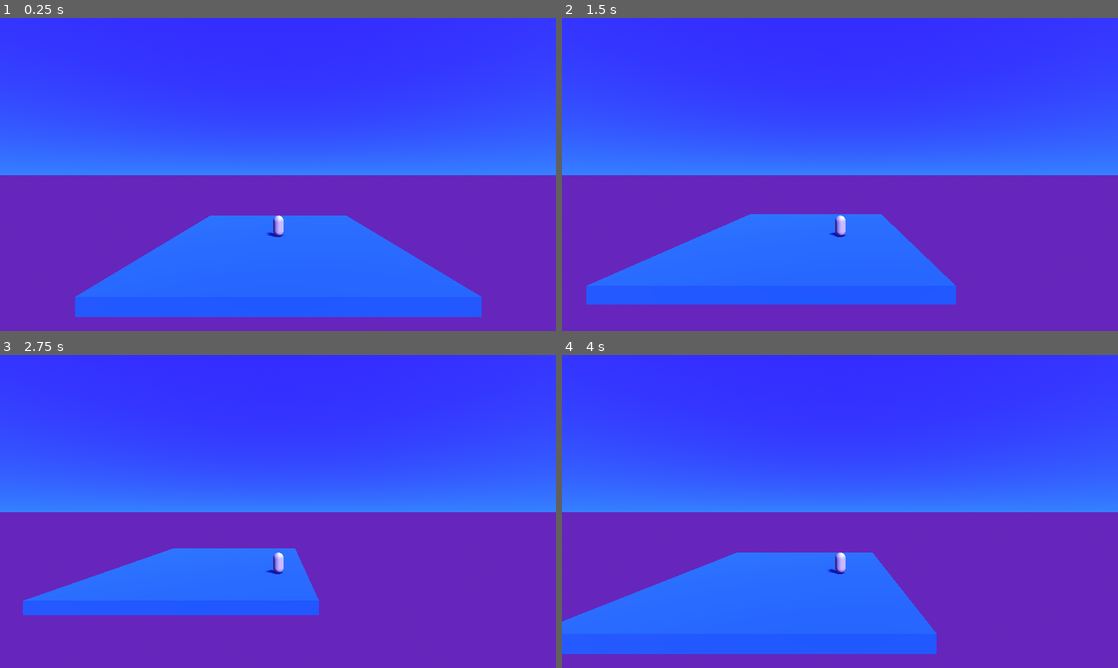
Above: before the commit, frames 1-4 (two rows, left to right).
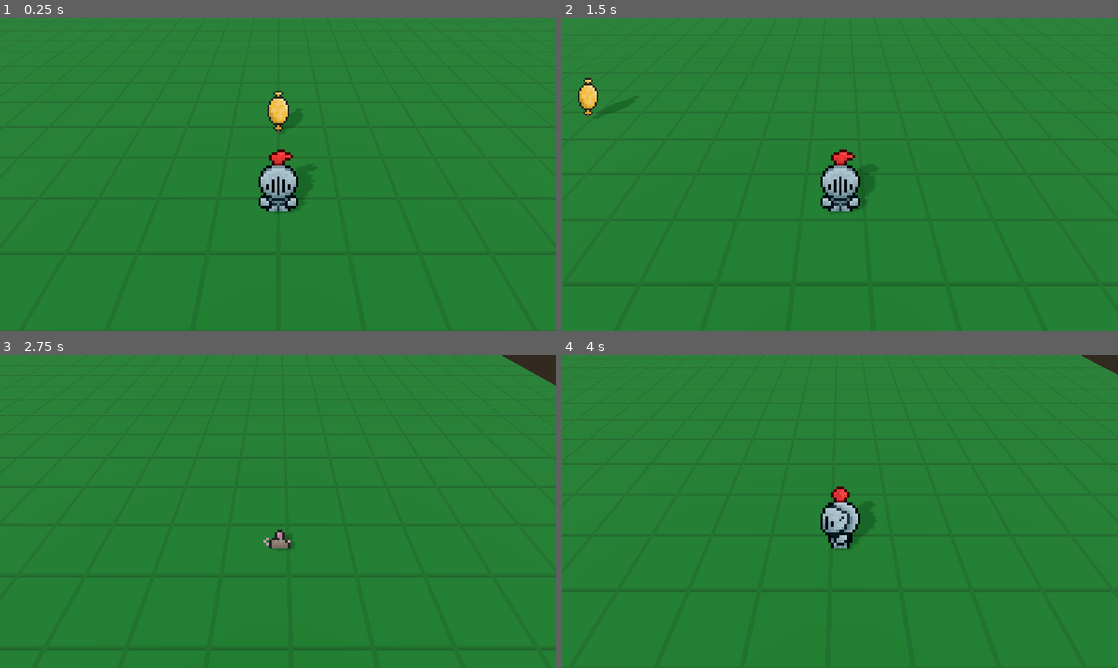
Above: after the commit, the same moments.

Repository: SamuelRodriguesMGR/wild-jam-77
Game: Godot game, scene res://scenes/game.tscn
The game is run twice, just before and just after one commit, with the same random seed, the same clock (stepped at 60 frames per second) and the same inputs.
Inputs:
- Up to frame 1 (0.25 s): no input
- Up to frame 2 (1.5 s): tap Enter (ui_accept) at 0.5, 0.77, 0.8, 1.07, 1.35 s; hold Right (ui_right) 0.53-1.28 s; hold Space (transform, bound only after the commit) 0.53-1.28 s; hold Down (ui_down) from 1.28 s (still down)
- Up to frame 3 (2.75 s): tap Enter (ui_accept) at 1.52, 1.82, 2.3 s; tap Space (transform, bound only after the commit) at 1.55 s; release Down (ui_down) at 2.03 s; hold Right (ui_right) from 2.03 s (still down); hold Space (transform, bound only after the commit) from 2.03 s (still down)
- Up to frame 4 (4 s): release Right (ui_right) at 2.78 s; release Space (transform, bound only after the commit) at 2.78 s; hold Up (ui_up) 2.78-3.53 s; tap Space (transform, bound only after the commit) at 2.85 s; tap Enter (ui_accept) at 3.02, 3.32, 3.6, 3.77 s; hold Left (ui_left) from 3.53 s (still down)

The runs differ from the first frame. In frame 1, 100% of the frame differs, in the area x 0-100%, y 0-100%; in frame 2, 100%; in frame 3, 100%; in frame 4, 100%.

Commit message:
2.5d графика и трансформация персонажа по кнопке

Diff:
--- /dev/null
+++ b/assets/materials/floor.tres
@@ -0,0 +1,9 @@
+[gd_resource type="ShaderMaterial" load_steps=3 format=3 uid="uid://bivtd880fsqv1"]
+
+[ext_resource type="Shader" path="res://assets/materials/shaders/floor.gdshader" id="1_u3ega"]
+[ext_resource type="Texture2D" uid="uid://ckfuenqk2s00n" path="res://assets/images/test-grass.png" id="2_q1sjq"]
+
+[resource]
+render_priority = 0
+shader = ExtResource("1_u3ega")
+shader_parameter/texturemap = ExtResource("2_q1sjq")
--- /dev/null
+++ b/assets/materials/shaders/floor.gdshader
@@ -0,0 +1,12 @@
+shader_type spatial;
+render_mode blend_premul_alpha;
+uniform sampler2D texturemap : filter_nearest, hint_normal;
+
+void fragment() {
+    vec2 t_uv = UV * vec2(40.0, 40.0);
+    vec3 tex_color = texture(texturemap, t_uv).rgb;
+
+    // from gamma to linear color space
+    tex_color = pow(tex_color, vec3(2.2));
+    ALBEDO = tex_color;
+}
--- a/other_scripts/autoload/global.gd
+++ b/other_scripts/autoload/global.gd
@@ -1 +1,4 @@
 extends Node
+
+func _ready() -> void:
+	Engine.max_fps = 200
--- a/project.godot
+++ b/project.godot
@@ -43,3 +43,47 @@
 [editor]
 
 naming/script_name_casing=2
+
+[input]
+
+ui_left={
+"deadzone": 0.5,
+"events": [Object(InputEventKey,"resource_local_to_scene":false,"resource_name":"","device":0,"window_id":0,"alt_pressed":false,"shift_pressed":false,"ctrl_pressed":false,"meta_pressed":false,"pressed":false,"keycode":4194319,"physical_keycode":0,"key_label":0,"unicode":0,"location":0,"echo":false,"script":null)
+, Object(InputEventJoypadButton,"resource_local_to_scene":false,"resource_name":"","device":0,"button_index":13,"pressure":0.0,"pressed":false,"script":null)
+, Object(InputEventJoypadMotion,"resource_local_to_scene":false,"resource_name":"","device":0,"axis":0,"axis_value":-1.0,"script":null)
+, Object(InputEventKey,"resource_local_to_scene":false,"resource_name":"","device":-1,"window_id":0,"alt_pressed":false,"shift_pressed":false,"ctrl_pressed":false,"meta_pressed":false,"pressed":false,"keycode":0,"physical_keycode":65,"key_label":0,"unicode":97,"location":0,"echo":false,"script":null)
+]
+}
+ui_right={
+"deadzone": 0.5,
+"events": [Object(InputEventKey,"resource_local_to_scene":false,"resource_name":"","device":0,"window_id":0,"alt_pressed":false,"shift_pressed":false,"ctrl_pressed":false,"meta_pressed":false,"pressed":false,"keycode":4194321,"physical_keycode":0,"key_label":0,"unicode":0,"location":0,"echo":false,"script":null)
+, Object(InputEventJoypadButton,"resource_local_to_scene":false,"resource_name":"","device":0,"button_index":14,"pressure":0.0,"pressed":false,"script":null)
+, Object(InputEventJoypadMotion,"resource_local_to_scene":false,"resource_name":"","device":0,"axis":0,"axis_value":1.0,"script":null)
+, Object(InputEventKey,"resource_local_to_scene":false,"resource_name":"","device":-1,"window_id":0,"alt_pressed":false,"shift_pressed":false,"ctrl_pressed":false,"meta_pressed":false,"pressed":false,"keycode":0,"physical_keycode":68,"key_label":0,"unicode":100,"location":0,"echo":false,"script":null)
+]
+}
+ui_up={
+"deadzone": 0.5,
+"events": [Object(InputEventKey,"resource_local_to_scene":false,"resource_name":"","device":0,"window_id":0,"alt_pressed":false,"shift_pressed":false,"ctrl_pressed":false,"meta_pressed":false,"pressed":false,"keycode":4194320,"physical_keycode":0,"key_label":0,"unicode":0,"location":0,"echo":false,"script":null)
+, Object(InputEventJoypadButton,"resource_local_to_scene":false,"resource_name":"","device":0,"button_index":11,"pressure":0.0,"pressed":false,"script":null)
+, Object(InputEventJoypadMotion,"resource_local_to_scene":false,"resource_name":"","device":0,"axis":1,"axis_value":-1.0,"script":null)
+, Object(InputEventKey,"resource_local_to_scene":false,"resource_name":"","device":-1,"window_id":0,"alt_pressed":false,"shift_pressed":false,"ctrl_pressed":false,"meta_pressed":false,"pressed":false,"keycode":0,"physical_keycode":87,"key_label":0,"unicode":119,"location":0,"echo":false,"script":null)
+]
+}
+ui_down={
+"deadzone": 0.5,
+"events": [Object(InputEventKey,"resource_local_to_scene":false,"resource_name":"","device":0,"window_id":0,"alt_pressed":false,"shift_pressed":false,"ctrl_pressed":false,"meta_pressed":false,"pressed":false,"keycode":4194322,"physical_keycode":0,"key_label":0,"unicode":0,"location":0,"echo":false,"script":null)
+, Object(InputEventJoypadButton,"resource_local_to_scene":false,"resource_name":"","device":0,"button_index":12,"pressure":0.0,"pressed":false,"script":null)
+, Object(InputEventJoypadMotion,"resource_local_to_scene":false,"resource_name":"","device":0,"axis":1,"axis_value":1.0,"script":null)
+, Object(InputEventKey,"resource_local_to_scene":false,"resource_name":"","device":-1,"window_id":0,"alt_pressed":false,"shift_pressed":false,"ctrl_pressed":false,"meta_pressed":false,"pressed":false,"keycode":0,"physical_keycode":83,"key_label":0,"unicode":115,"location":0,"echo":false,"script":null)
+]
+}
+transform={
+"deadzone": 0.5,
+"events": [Object(InputEventKey,"resource_local_to_scene":false,"resource_name":"","device":-1,"window_id":0,"alt_pressed":false,"shift_pressed":false,"ctrl_pressed":false,"meta_pressed":false,"pressed":false,"keycode":0,"physical_keycode":32,"key_label":0,"unicode":32,"location":0,"echo":false,"script":null)
+]
+}
+
+[rendering]
+
+textures/canvas_textures/default_texture_filter=0
--- a/scenes/Characters/character.gd
+++ b/scenes/Characters/character.gd
@@ -1,27 +1,58 @@
 extends CharacterBody3D
+@onready var anim: AnimationPlayer = $AnimationPlayer
 
+const SPEED: float = 6.0
+var transform_bonus: Vector2 = Vector2(0,0) # speed bonus and transform state
 
-const SPEED = 5.0
-const JUMP_VELOCITY = 4.5
+func _physics_process(_delta: float) -> void:
+	# movement
+	var input_dir := Input.get_vector("ui_left", "ui_right", "ui_up", "ui_down")
+	var mov_dir := (transform.basis * Vector3(input_dir.x, 0, input_dir.y)).normalized()
+	if mov_dir:
+		velocity.x = mov_dir.x * (SPEED + transform_bonus.x)
+		velocity.z = mov_dir.z * (SPEED + transform_bonus.x)
+		mov_anim(velocity)
+	else:
+		velocity.x = move_toward(velocity.x, 0, SPEED/10)
+		velocity.z = move_toward(velocity.z, 0, SPEED/10)
+	move_and_slide()
 
-func _physics_process(delta: float) -> void:
-	# Add the gravity.
-	if not is_on_floor():
-		velocity += get_gravity() * delta
+	# transformation handling
+	transformation_handler()
 
-	# Handle jump.
-	if Input.is_action_just_pressed("ui_accept") and is_on_floor():
-		velocity.y = JUMP_VELOCITY
+# movement animation
+func mov_anim(vel: Vector3) -> void:
+	if vel.x > 0:
+		if transform_bonus.y == 1:
+			anim.play("m_right")
+		else:
+			anim.play("right")
+	if vel.x < 0:
+		if transform_bonus.y == 1:
+			anim.play("m_left")
+		else:
+			anim.play("left")
+	if vel.z > 0:
+		if transform_bonus.y == 1:
+			anim.play("m_down")
+		else:
+			anim.play("down")
+	if vel.z < 0:
+		if transform_bonus.y == 1:
+			anim.play("m_up")
+		else:
+			anim.play("up")
+	if vel.x == 0 and velocity.z == 0:
+		#if transform_bonus.y == 0:
+			#anim.play("m_down")
+		#else:
+			anim.play("idle")
 
-	# Get the input direction and handle the movement/deceleration.
-	# As good practice, you should replace UI actions with custom gameplay actions.
-	var input_dir := Input.get_vector("ui_left", "ui_right", "ui_up", "ui_down")
-	var direction := (transform.basis * Vector3(input_dir.x, 0, input_dir.y)).normalized()
-	if direction:
-		velocity.x = direction.x * SPEED
-		velocity.z = direction.z * SPEED
+# change here transformation bonuses
+func transformation_handler() -> void:
+	if Input.is_action_pressed("transform"):
+		transform_bonus.x = 13
+		transform_bonus.y = 1;
 	else:
-		velocity.x = move_toward(velocity.x, 0, SPEED)
-		velocity.z = move_toward(velocity.z, 0, SPEED)
-
-	move_and_slide()
+		transform_bonus.x = 0
+		transform_bonus.y = 0;
--- a/scenes/Characters/character.tscn
+++ b/scenes/Characters/character.tscn
@@ -1,19 +1,206 @@
-[gd_scene load_steps=4 format=3 uid="uid://b148v0hljqloo"]
+[gd_scene load_steps=15 format=3 uid="uid://b148v0hljqloo"]
 
 [ext_resource type="Script" path="res://scenes/Characters/character.gd" id="1_tyh0l"]
+[ext_resource type="Texture2D" uid="uid://d31vv5nc1v44p" path="res://assets/images/knight.png" id="2_n4r8u"]
 
 [sub_resource type="CapsuleShape3D" id="CapsuleShape3D_8mgfl"]
 
-[sub_resource type="CapsuleMesh" id="CapsuleMesh_ses3o"]
+[sub_resource type="Animation" id="Animation_hmhuv"]
+resource_name = "up"
+tracks/0/type = "value"
+tracks/0/imported = false
+tracks/0/enabled = true
+tracks/0/path = NodePath("Sprite3D:frame")
+tracks/0/interp = 1
+tracks/0/loop_wrap = true
+tracks/0/keys = {
+"times": PackedFloat32Array(0),
+"transitions": PackedFloat32Array(1),
+"update": 1,
+"values": [1]
+}
+
+[sub_resource type="Animation" id="Animation_k1c36"]
+length = 0.001
+tracks/0/type = "value"
+tracks/0/imported = false
+tracks/0/enabled = true
+tracks/0/path = NodePath("Sprite3D:frame")
+tracks/0/interp = 1
+tracks/0/loop_wrap = true
+tracks/0/keys = {
+"times": PackedFloat32Array(0),
+"transitions": PackedFloat32Array(1),
+"update": 1,
+"values": [1]
+}
+tracks/1/type = "value"
+tracks/1/imported = false
+tracks/1/enabled = true
+tracks/1/path = NodePath("Sprite3D:frame_coords")
+tracks/1/interp = 1
+tracks/1/loop_wrap = true
+tracks/1/keys = {
+"times": PackedFloat32Array(0),
+"transitions": PackedFloat32Array(1),
+"update": 1,
+"values": [Vector2i(0, 0)]
+}
+
+[sub_resource type="Animation" id="Animation_qdtjp"]
+resource_name = "down"
+tracks/0/type = "value"
+tracks/0/imported = false
+tracks/0/enabled = true
+tracks/0/path = NodePath("Sprite3D:frame")
+tracks/0/interp = 1
+tracks/0/loop_wrap = true
+tracks/0/keys = {
+"times": PackedFloat32Array(0),
+"transitions": PackedFloat32Array(1),
+"update": 1,
+"values": [0]
+}
+
+[sub_resource type="Animation" id="Animation_4swiv"]
+resource_name = "left"
+tracks/0/type = "value"
+tracks/0/imported = false
+tracks/0/enabled = true
+tracks/0/path = NodePath("Sprite3D:frame")
+tracks/0/interp = 1
+tracks/0/loop_wrap = true
+tracks/0/keys = {
+"times": PackedFloat32Array(0),
+"transitions": PackedFloat32Array(1),
+"update": 1,
+"values": [2]
+}
+
+[sub_resource type="Animation" id="Animation_gf5ga"]
+resource_name = "right"
+tracks/0/type = "value"
+tracks/0/imported = false
+tracks/0/enabled = true
+tracks/0/path = NodePath("Sprite3D:frame")
+tracks/0/interp = 1
+tracks/0/loop_wrap = true
+tracks/0/keys = {
+"times": PackedFloat32Array(0),
+"transitions": PackedFloat32Array(1),
+"update": 1,
+"values": [3]
+}
+
+[sub_resource type="Animation" id="Animation_nc45a"]
+resource_name = "idle"
+tracks/0/type = "value"
+tracks/0/imported = false
+tracks/0/enabled = true
+tracks/0/path = NodePath("Sprite3D:frame_coords")
+tracks/0/interp = 1
+tracks/0/loop_wrap = true
+tracks/0/keys = {
+"times": PackedFloat32Array(0),
+"transitions": PackedFloat32Array(1),
+"update": 1,
+"values": [Vector2i(0, 0)]
+}
+
+[sub_resource type="Animation" id="Animation_2ew7g"]
+resource_name = "m_up"
+tracks/0/type = "value"
+tracks/0/imported = false
+tracks/0/enabled = true
+tracks/0/path = NodePath("Sprite3D:frame")
+tracks/0/interp = 1
+tracks/0/loop_wrap = true
+tracks/0/keys = {
+"times": PackedFloat32Array(0),
+"transitions": PackedFloat32Array(1),
+"update": 1,
+"values": [5]
+}
+
+[sub_resource type="Animation" id="Animation_8tw7l"]
+resource_name = "m_down"
+tracks/0/type = "value"
+tracks/0/imported = false
+tracks/0/enabled = true
+tracks/0/path = NodePath("Sprite3D:frame")
+tracks/0/interp = 1
+tracks/0/loop_wrap = true
+tracks/0/keys = {
+"times": PackedFloat32Array(0),
+"transitions": PackedFloat32Array(1),
+"update": 1,
+"values": [4]
+}
+
+[sub_resource type="Animation" id="Animation_qw081"]
+resource_name = "m_left"
+tracks/0/type = "value"
+tracks/0/imported = false
+tracks/0/enabled = true
+tracks/0/path = NodePath("Sprite3D:frame")
+tracks/0/interp = 1
+tracks/0/loop_wrap = true
+tracks/0/keys = {
+"times": PackedFloat32Array(0),
+"transitions": PackedFloat32Array(1),
+"update": 1,
+"values": [6]
+}
+
+[sub_resource type="Animation" id="Animation_lwhip"]
+resource_name = "m_right"
+tracks/0/type = "value"
+tracks/0/imported = false
+tracks/0/enabled = true
+tracks/0/path = NodePath("Sprite3D:frame")
+tracks/0/interp = 1
+tracks/0/loop_wrap = true
+tracks/0/keys = {
+"times": PackedFloat32Array(0),
+"transitions": PackedFloat32Array(1),
+"update": 1,
+"values": [7]
+}
+
+[sub_resource type="AnimationLibrary" id="AnimationLibrary_37l81"]
+_data = {
+"RESET": SubResource("Animation_k1c36"),
+"down": SubResource("Animation_qdtjp"),
+"idle": SubResource("Animation_nc45a"),
+"left": SubResource("Animation_4swiv"),
+"m_down": SubResource("Animation_8tw7l"),
+"m_left": SubResource("Animation_qw081"),
+"m_right": SubResource("Animation_lwhip"),
+"m_up": SubResource("Animation_2ew7g"),
+"right": SubResource("Animation_gf5ga"),
+"up": SubResource("Animation_hmhuv")
+}
 
 [node name="Character" type="CharacterBody3D"]
 script = ExtResource("1_tyh0l")
 
 [node name="Camera3D" type="Camera3D" parent="."]
-transform = Transform3D(1, 0, 0, 0, 1, 0, 0, 0, 1, 0, 5, 20)
+transform = Transform3D(1, 0, 0, 0, 0.694658, 0.71934, 0, -0.71934, 0.694658, 0, 7.8, 7.15)
+fov = 60.0
 
 [node name="CollisionShape3D" type="CollisionShape3D" parent="."]
 shape = SubResource("CapsuleShape3D_8mgfl")
 
-[node name="CSGMesh3D" type="CSGMesh3D" parent="."]
-mesh = SubResource("CapsuleMesh_ses3o")
+[node name="Sprite3D" type="Sprite3D" parent="."]
+pixel_size = 0.105
+billboard = 1
+alpha_cut = 1
+texture_filter = 0
+texture = ExtResource("2_n4r8u")
+hframes = 2
+vframes = 4
+
+[node name="AnimationPlayer" type="AnimationPlayer" parent="."]
+libraries = {
+"": SubResource("AnimationLibrary_37l81")
+}
--- /dev/null
+++ b/scenes/Characters/dummy.gd
@@ -0,0 +1,13 @@
+extends CharacterBody3D
+
+@onready var anim: AnimationPlayer = $AnimationPlayer
+var change_anim: int = 0
+
+func _process(_delta: float) -> void:
+	if change_anim < 100:
+		anim.play("still")
+	elif change_anim > 100 and change_anim < 200:
+		anim.play("punched")
+	elif change_anim > 200:
+		change_anim = 0
+	change_anim += 1
--- /dev/null
+++ b/scenes/Characters/dummy.tscn
@@ -0,0 +1,77 @@
+[gd_scene load_steps=8 format=3 uid="uid://dwb7y5262shkn"]
+
+[ext_resource type="Script" path="res://scenes/Characters/dummy.gd" id="1_lsxc1"]
+[ext_resource type="Texture2D" uid="uid://cpogn6f3hruh3" path="res://assets/images/dummy.png" id="1_ojkh0"]
+
+[sub_resource type="CapsuleShape3D" id="CapsuleShape3D_labr8"]
+
+[sub_resource type="Animation" id="Animation_kiivd"]
+resource_name = "still"
+tracks/0/type = "value"
+tracks/0/imported = false
+tracks/0/enabled = true
+tracks/0/path = NodePath("Sprite3D:frame")
+tracks/0/interp = 1
+tracks/0/loop_wrap = true
+tracks/0/keys = {
+"times": PackedFloat32Array(0),
+"transitions": PackedFloat32Array(1),
+"update": 1,
+"values": [0]
+}
+
+[sub_resource type="Animation" id="Animation_1ksgl"]
+length = 0.001
+tracks/0/type = "value"
+tracks/0/imported = false
+tracks/0/enabled = true
+tracks/0/path = NodePath("Sprite3D:frame")
+tracks/0/interp = 1
+tracks/0/loop_wrap = true
+tracks/0/keys = {
+"times": PackedFloat32Array(0),
+"transitions": PackedFloat32Array(1),
+"update": 1,
+"values": [0]
+}
+
+[sub_resource type="Animation" id="Animation_uonlf"]
+resource_name = "punched"
+tracks/0/type = "value"
+tracks/0/imported = false
+tracks/0/enabled = true
+tracks/0/path = NodePath("Sprite3D:frame")
+tracks/0/interp = 1
+tracks/0/loop_wrap = true
+tracks/0/keys = {
+"times": PackedFloat32Array(0),
+"transitions": PackedFloat32Array(1),
+"update": 1,
+"values": [1]
+}
+
+[sub_resource type="AnimationLibrary" id="AnimationLibrary_mjtnb"]
+_data = {
+"RESET": SubResource("Animation_1ksgl"),
+"punched": SubResource("Animation_uonlf"),
+"still": SubResource("Animation_kiivd")
+}
+
+[node name="Dummy" type="CharacterBody3D"]
+script = ExtResource("1_lsxc1")
+
+[node name="CollisionShape3D" type="CollisionShape3D" parent="."]
+shape = SubResource("CapsuleShape3D_labr8")
+
+[node name="Sprite3D" type="Sprite3D" parent="."]
+pixel_size = 0.105
+billboard = 1
+alpha_cut = 1
+texture_filter = 0
+texture = ExtResource("1_ojkh0")
+hframes = 2
+
+[node name="AnimationPlayer" type="AnimationPlayer" parent="."]
+libraries = {
+"": SubResource("AnimationLibrary_mjtnb")
+}
--- a/scenes/game.tscn
+++ b/scenes/game.tscn
@@ -1,39 +1,44 @@
-[gd_scene load_steps=6 format=3 uid="uid://h8pf11redc2t"]
+[gd_scene load_steps=8 format=3 uid="uid://h8pf11redc2t"]
 
 [ext_resource type="PackedScene" uid="uid://b148v0hljqloo" path="res://scenes/Characters/character.tscn" id="1_80ckw"]
+[ext_resource type="Material" uid="uid://bivtd880fsqv1" path="res://assets/materials/floor.tres" id="1_c8to5"]
+[ext_resource type="PackedScene" uid="uid://dwb7y5262shkn" path="res://scenes/Characters/dummy.tscn" id="3_7iydo"]
 
-[sub_resource type="ProceduralSkyMaterial" id="ProceduralSkyMaterial_nqcok"]
-sky_top_color = Color(0.172549, 0.141176, 0.85098, 1)
-sky_horizon_color = Color(0.172549, 0.419608, 0.85098, 1)
-ground_bottom_color = Color(0.332572, 0.127596, 0.613993, 1)
-ground_horizon_color = Color(0.332572, 0.127596, 0.613993, 1)
-sun_angle_max = 120.0
+[sub_resource type="ProceduralSkyMaterial" id="ProceduralSkyMaterial_daera"]
 
-[sub_resource type="Sky" id="Sky_vsgbd"]
-sky_material = SubResource("ProceduralSkyMaterial_nqcok")
+[sub_resource type="Sky" id="Sky_jtw0a"]
+sky_material = SubResource("ProceduralSkyMaterial_daera")
 
-[sub_resource type="Environment" id="Environment_caqg6"]
+[sub_resource type="Environment" id="Environment_fcpaf"]
 background_mode = 2
-background_energy_multiplier = 1.2
-sky = SubResource("Sky_vsgbd")
+sky = SubResource("Sky_jtw0a")
+ambient_light_source = 3
+ambient_light_energy = 0.0
 
-[sub_resource type="StandardMaterial3D" id="StandardMaterial3D_m0gwv"]
-albedo_color = Color(0, 0.286275, 0.615686, 1)
+[sub_resource type="PlaneMesh" id="PlaneMesh_25afg"]
+material = ExtResource("1_c8to5")
+size = Vector2(100, 100)
 
 [node name="Game" type="Node3D"]
 
 [node name="WorldEnvironment" type="WorldEnvironment" parent="."]
-environment = SubResource("Environment_caqg6")
+environment = SubResource("Environment_fcpaf")
 
 [node name="DirectionalLight3D" type="DirectionalLight3D" parent="."]
-transform = Transform3D(0.707107, -0.5, 0.5, 0, 0.707107, 0.707107, -0.707107, -0.5, 0.5, 20, 20, 20)
-light_energy = 1.3
+transform = Transform3D(0.642788, 0.541675, -0.541675, 0, 0.707107, 0.707107, 0.766045, -0.45452, 0.45452, 20, 20, 20)
+light_energy = 1.1
 shadow_enabled = true
+shadow_bias = 0.05
+shadow_normal_bias = 1.0
+shadow_opacity = 0.5
+shadow_blur = 2.5
 
-[node name="CSGBox3D" type="CSGBox3D" parent="."]
-material_override = SubResource("StandardMaterial3D_m0gwv")
-use_collision = true
-size = Vector3(20, 1, 20)
+[node name="MeshInstance3D" type="MeshInstance3D" parent="."]
+mesh = SubResource("PlaneMesh_25afg")
+skeleton = NodePath("")
 
 [node name="Character" parent="." instance=ExtResource("1_80ckw")]
-transform = Transform3D(1, 0, 0, 0, 1, 0, 0, 0, 1, 0, 1.48172, 0)
+transform = Transform3D(1, 0, 0, 0, 1, 0, 0, 0, 1, 0, 1, 0)
+
+[node name="Dummy" parent="." instance=ExtResource("3_7iydo")]
+transform = Transform3D(1, 0, 0, 0, 1, 0, 0, 0, 1, 0, 1, -5)
Binary file added: assets/images/dummy.png
Not shown, added: assets/images/dummy.png.import
Binary file added: assets/images/knight.png
Not shown, added: assets/images/knight.png.import
Binary file added: assets/images/test-grass.png
Not shown, added: assets/images/test-grass.png.import
